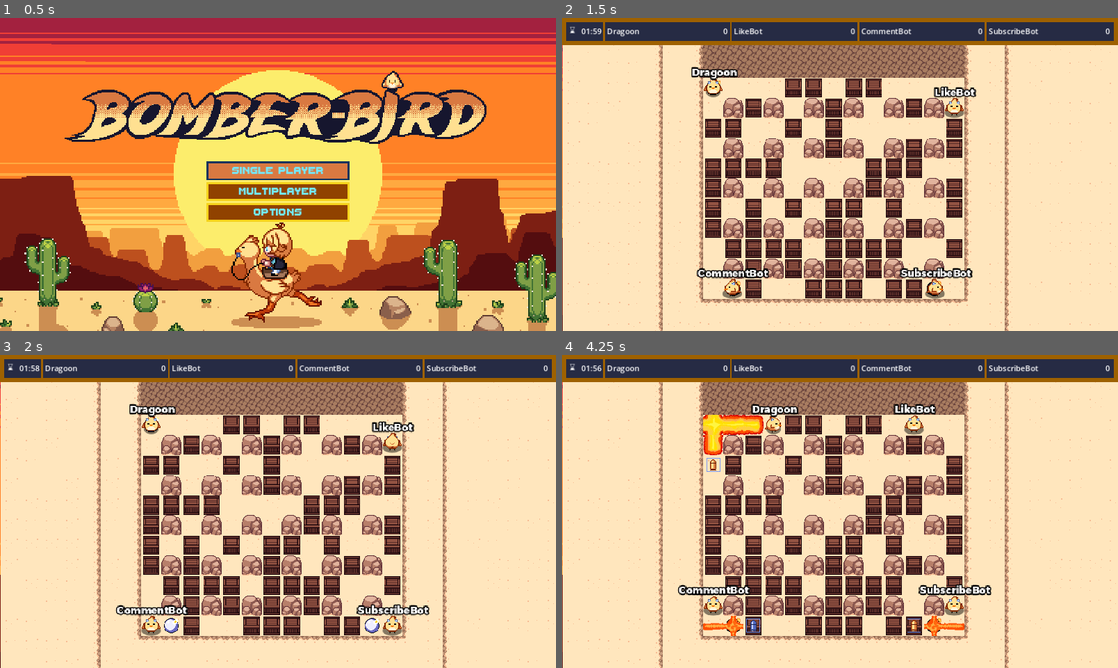
Above: before the commit, frames 1-4 (two rows, left to right).
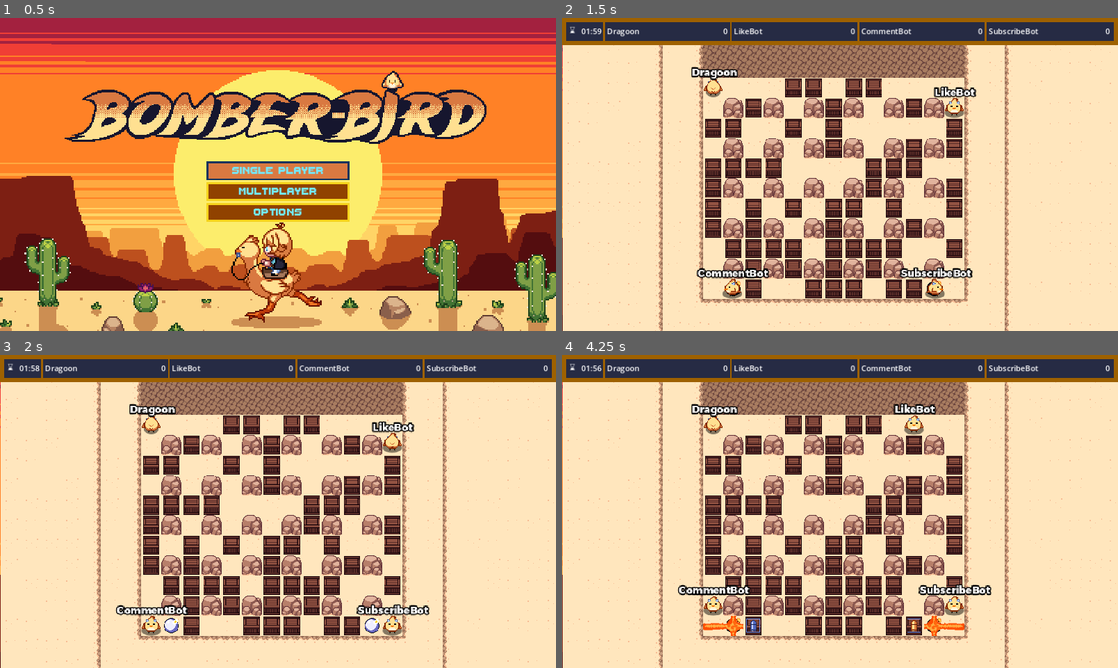
Above: after the commit, the same moments.

Repository: Dragoon-Project-Squad/bomberbird
Game: Godot game, scene res://scenes/main_menu.tscn
Two runs of this game, one before a commit and one after it. Both use one fixed random seed, a clock stepped at 60 frames per second and the inputs below. Sound files missing from this copy of the repository are replaced by a short silence.
Inputs:
- Up to frame 1 (0.5 s): no input
- Up to frame 2 (1.5 s): click "Single Player" at 0.5 s; click "Single Player" at 1.25 s
- Up to frame 3 (2 s): no input
- Up to frame 4 (4.25 s): tap Enter at 2 s; hold D (move_right) 2.03-2.78 s; hold E (punch_action) 2.03-2.78 s; hold S (move_down) 2.78-3.53 s; tap G (detonate_rc) at 2.85 s; tap E (punch_action) at 3.05 s; hold D (move_right) from 3.53 s (still down); hold E (punch_action) from 3.53 s (still down)

Frame 1 is identical in both runs. In frame 2, less than 0.1% of the frame differs, in the area x 26-29%, y 20-25%; in frame 3, less than 0.1%; in frame 4, 1.7%, in the area x 23-43%, y 15-39%.
Error after the commit: Invalid access to property or key 'use_ability' on a base object of type 'Node (human_player_controls.gd)'. (res://scripts/human_player.gd:28)

Commit message:
updated input names in player code

Diff:
--- a/scenes/ai_player.tscn
+++ b/scenes/ai_player.tscn
@@ -66,7 +66,7 @@
 properties/1/path = NodePath(".:bombing")
 properties/1/spawn = true
 properties/1/replication_mode = 1
-properties/2/path = NodePath(".:use_ability")
+properties/2/path = NodePath(".:punch_ability")
 properties/2/spawn = true
 properties/2/replication_mode = 1
 
--- a/scenes/human_player.tscn
+++ b/scenes/human_player.tscn
@@ -58,7 +58,7 @@
 properties/1/path = NodePath(".:bombing")
 properties/1/spawn = true
 properties/1/replication_mode = 1
-properties/2/path = NodePath(".:use_ability")
+properties/2/path = NodePath(".:punch_ability")
 properties/2/spawn = true
 properties/2/replication_mode = 1
 
--- a/scripts/human_player.gd
+++ b/scripts/human_player.gd
@@ -3,7 +3,7 @@
 @onready var inputs = $Inputs
 
 var set_bomb_pressed_once := false
-var ability_pressed_once := false
+var punch_pressed_once := false
 
 func _ready():
 	player_type = "human"
@@ -25,12 +25,12 @@
 		# The client simply updates the position to the last known one.
 		position = synced_position
 
-	if not stunned and inputs.use_ability and not ability_pressed_once:
-		ability_pressed_once = true
+	if not stunned and inputs.use_ability and not punch_pressed_once:
+		punch_pressed_once = true
 		var direction: Vector2i = Vector2i(inputs.motion.normalized()) if inputs.motion != Vector2.ZERO else Vector2i.DOWN
 		punch_bomb(direction)
-	elif !inputs.use_ability and ability_pressed_once:
-		ability_pressed_once = false
+	elif !inputs.use_ability and punch_pressed_once:
+		punch_pressed_once = false
 
 	if not stunned and inputs.bombing and bomb_count > 0 and not set_bomb_pressed_once:
 		set_bomb_pressed_once = true
--- a/scripts/human_player_controls.gd
+++ b/scripts/human_player_controls.gd
@@ -9,7 +9,7 @@
 @export
 var bombing = false
 @export
-var use_ability = false
+var punch_ability = false
 
 func update():
 	var m = Vector2()
@@ -24,4 +24,4 @@
 
 	motion = m
 	bombing = Input.is_action_pressed("set_bomb")
-	use_ability = Input.is_action_pressed("ability")
+	punch_ability = Input.is_action_pressed("punch_action")
